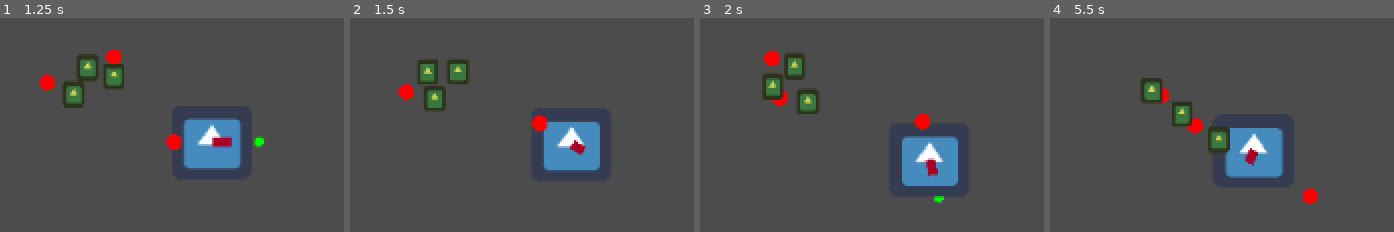
Above: before the commit, frames 1-4 (left to right).
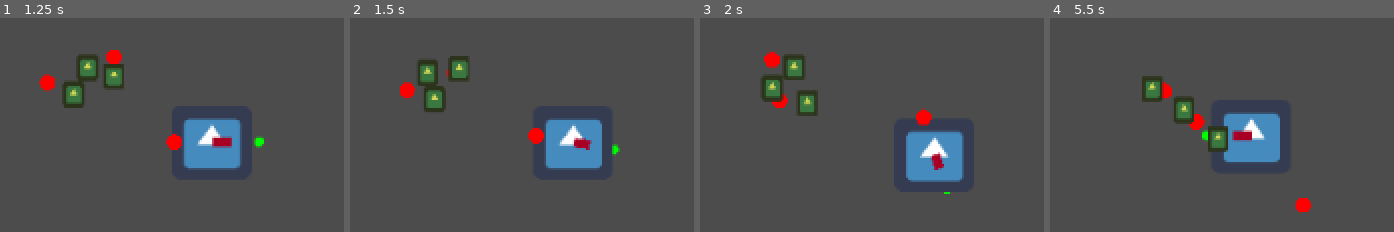
Above: after the commit, the same moments.

Repository: Cartogy/GWJ24
Game: Godot game, scene res://Scenes/test.tscn
Two runs of this game, one before a commit and one after it. Both use one fixed random seed, a clock stepped at 60 frames per second and the inputs below. The project has no main scene, so this scene is started directly. The engine's default icon, where the game draws it, is replaced by a stand-in: a white triangle on a blue panel in a dark square.
Inputs (mouse positions are in pixels of both pictures, inside the frame that each line leads up to):
- Up to frame 1 (1.25 s): move the mouse to (outside the picture) at 0.52 s; hold Right (ui_right) from 0.53 s (still down); hold T (chick_cmd, bound only after the commit) from 0.53 s (still down); tap G (duck_cmd, bound only after the commit) at 0.8 s
- Up to frame 2 (1.5 s): move the mouse to (outside the picture) at 1.27 s; release Right (ui_right) at 1.28 s; release T (chick_cmd, bound only after the commit) at 1.28 s; hold Down (ui_down) from 1.28 s (still down); tap G (duck_cmd, bound only after the commit) at 1.35 s
- Up to frame 3 (2 s): keep holding Down (ui_down); tap T (chick_cmd, bound only after the commit) at 1.55 s
- Up to frame 4 (5.5 s): move the mouse to (outside the picture) at 2.02 s; release Down (ui_down) at 2.03 s; hold Right (ui_right) 2.03-2.78 s; hold M (follow_cmd) 2.03-2.78 s; tap G (duck_cmd, bound only after the commit) at 2.3, 3.8 s; move the mouse to (outside the picture) at 2.77 s; hold Up (ui_up) 2.78-3.53 s; click (outside the picture) at 2.85 s; tap T (chick_cmd, bound only after the commit) at 3.05, 4.35 s; move the mouse to (outside the picture) at 3.52 s; hold H (stay_cmd) 3.53-4.28 s; hold Left (ui_left) 3.53-5.03 s; move the mouse to (outside the picture) at 4.27 s; move the mouse to (outside the picture) at 5.02 s; hold Down (ui_down) from 5.03 s (still down); hold G (duck_cmd, bound only after the commit) from 5.03 s (still down)

Frame 1 is identical in both runs. In frame 2, 2.5% of the frame differs, in the area x 13-79%, y 17-72%; in frame 3, 3.6%; in frame 4, 5.8%, in the area x 26-78%, y 27-91%.

Commit message:
Connect PC with Duck Movement

Diff:
--- a/Scenes/Chick/chick.gd
+++ b/Scenes/Chick/chick.gd
@@ -3,6 +3,7 @@
 
 export (NodePath) var duck_path
 var lead	# the entity that it will follow
+var goal_point	# horde behaviour
 var gap
 
 var circle_point = Vector2()
--- a/Scenes/Duck/duck.gd
+++ b/Scenes/Duck/duck.gd
@@ -5,6 +5,7 @@
 export (float) var steering
 
 var forward_direction = Vector2(1, 0)
+var desired_direction = Vector2.ZERO
 
 var gap_per_chick = 2
 
@@ -33,3 +34,8 @@
 
 func set_direction(val):
 	forward_direction = val
+
+
+
+func _on_DuckMovement_give_desired_direction(dir):
+	desired_direction = dir
--- a/Scenes/Duck/movement.gd
+++ b/Scenes/Duck/movement.gd
@@ -1,32 +1,15 @@
 extends Node
 
 onready var duck = get_parent()
-
-var direction = Vector2()
 
 # Called when the node enters the scene tree for the first time.
 func _ready():
 	pass # Replace with function body.
 
-func get_input():
-	direction = Vector2()
-	if Input.is_action_pressed("ui_up"):
-		direction += Vector2(0,-1)
-	if Input.is_action_pressed("ui_down"):
-		direction += Vector2(0,1)
-	if Input.is_action_pressed("ui_right"):
-		direction += Vector2(1,0)
-	if Input.is_action_pressed("ui_left"):
-		direction += Vector2(-1,0)
-
-	#if direction.x != 0 || direction.y != 0:	# change direction when moving
-	#	duck.change_direction(direction)
-
 
 func _physics_process(delta):
-	get_input()
 	# Calculate new forward vector
-	var forward = move_forward(duck.forward_direction, direction)
+	var forward = move_forward(duck.forward_direction, duck.desired_direction)
 
 	duck.move_and_slide(forward * duck.speed,Vector2(1,0))
 
--- a/Scenes/FlockManager/FlockManager.tscn
+++ b/Scenes/FlockManager/FlockManager.tscn
@@ -4,3 +4,4 @@
 
 [node name="FlockManager" type="Node"]
 script = ExtResource( 1 )
+[connection signal="update_flock_center" from="." to="." method="_on_FlockManager_update_flock_center"]
--- a/Scenes/FlockManager/flock_manager.gd
+++ b/Scenes/FlockManager/flock_manager.gd
@@ -1,4 +1,6 @@
 extends Node
+
+signal update_flock_center(dir, spd)
 
 export (int) var gap_per_chick
 export (float) var speed_chick
@@ -8,6 +10,8 @@
 var chicks = []
 
 var current_chick_state
+
+var average_flock_center
 
 # Called when the node enters the scene tree for the first time.
 func _ready():
@@ -40,3 +44,12 @@
 	for chick in chicks:
 		chick.change_state(state)
 	current_chick_state = state
+
+
+func update_goals(new_goal):
+	for chick in chicks:
+		chick.goal_point = new_goal
+
+func _on_FlockManager_update_flock_center(dir, spd):
+	average_flock_center += dir * spd
+	update_goals(average_flock_center)
--- /dev/null
+++ b/Scenes/PlayerController/PlayerController.tscn
@@ -0,0 +1,21 @@
+[gd_scene load_steps=5 format=2]
+
+[ext_resource path="res://Scenes/PlayerController/player_controller.gd" type="Script" id=1]
+[ext_resource path="res://Scenes/PlayerController/chick_controller.gd" type="Script" id=2]
+[ext_resource path="res://Scenes/StateMachine/state_machine.gd" type="Script" id=3]
+[ext_resource path="res://Scenes/PlayerController/duck_controller.gd" type="Script" id=4]
+
+[node name="PlayerController" type="Node2D"]
+script = ExtResource( 1 )
+
+[node name="StateMachine" type="Node" parent="."]
+script = ExtResource( 3 )
+START_STATE = NodePath("DuckMovement")
+
+[node name="DuckMovement" type="Node" parent="StateMachine"]
+script = ExtResource( 4 )
+NAME = "DuckController"
+
+[node name="ChickHordeMovement" type="Node" parent="StateMachine"]
+script = ExtResource( 2 )
+NAME = "ChickController"
--- /dev/null
+++ b/Scenes/PlayerController/chick_controller.gd
@@ -0,0 +1,34 @@
+extends "../StateMachine/state.gd"
+
+var player
+
+var dir_v = Vector2.ZERO
+
+func _ready():
+	player = get_owner()
+
+func enter():
+	pass
+
+func exit():
+	pass
+
+func update(delta):
+	if dir_v != Vector2.ZERO:
+		emit_signal("update_flock_center", dir_v, player.speed)
+
+func input_handler():
+	dir_v = get_input().normalized()
+
+func get_input() -> Vector2:
+	var velocity = Vector2.ZERO
+	if Input.is_action_pressed("ui_down"):
+		velocity += Vector2.DOWN
+	if Input.is_action_pressed("ui_up"):
+		velocity += Vector2.UP
+	if Input.is_action_pressed("ui_right"):
+		velocity += Vector2.RIGHT
+	if Input.is_action_pressed("ui_left"):
+		velocity += Vector2.LEFT
+
+	return velocity
--- /dev/null
+++ b/Scenes/PlayerController/duck_controller.gd
@@ -0,0 +1,34 @@
+extends "../StateMachine/state.gd"
+
+signal give_desired_direction(dir)
+
+func enter():
+	print("ENtering Duck Movement")
+
+func exit():
+	print("Leaving duck movement")
+
+func update(delta):
+	pass
+
+func input_handler():
+	var direction = get_input()
+
+	emit_signal("give_desired_direction", direction)
+
+
+func get_input() -> Vector2:
+	var direction = Vector2()
+	if Input.is_action_pressed("ui_up"):
+		direction += Vector2(0,-1)
+	if Input.is_action_pressed("ui_down"):
+		direction += Vector2(0,1)
+	if Input.is_action_pressed("ui_right"):
+		direction += Vector2(1,0)
+	if Input.is_action_pressed("ui_left"):
+		direction += Vector2(-1,0)
+
+	return direction
+
+	#if direction.x != 0 || direction.y != 0:	# change direction when moving
+	#	duck.change_direction(direction)
--- /dev/null
+++ b/Scenes/PlayerController/player_controller.gd
@@ -0,0 +1,17 @@
+extends Node2D
+
+export (float) var speed
+
+func get_input():
+	if Input.is_action_pressed("duck_cmd"):
+		$StateMachine.change_state("DuckController")
+	elif Input.is_action_pressed("chick_cmd"):
+		$StateMachine.change_state("ChickController")
+
+func _physics_process(delta):
+	get_input()
+	$StateMachine.tick(delta)
+
+# Called when the node enters the scene tree for the first time.
+func _ready():
+	pass # Replace with function body.
--- a/Scenes/StateMachine/state_machine.gd
+++ b/Scenes/StateMachine/state_machine.gd
@@ -10,6 +10,8 @@
 		all_states[child.NAME] = child
 	initialize(START_STATE)
 
+func _input(event):
+	current_state.input_handler()
 
 func tick(delta):
 	var next_state = current_state.update(delta)
--- a/Scenes/test.tscn
+++ b/Scenes/test.tscn
@@ -1,10 +1,14 @@
-[gd_scene load_steps=4 format=2]
+[gd_scene load_steps=5 format=2]
 
 [ext_resource path="res://Scenes/Chick/Chick.tscn" type="PackedScene" id=1]
 [ext_resource path="res://Scenes/Duck/Duck.tscn" type="PackedScene" id=2]
 [ext_resource path="res://Scenes/FlockManager/FlockManager.tscn" type="PackedScene" id=3]
+[ext_resource path="res://Scenes/PlayerController/PlayerController.tscn" type="PackedScene" id=4]
 
 [node name="Node2D" type="Node2D"]
+
+[node name="PlayerController" parent="." instance=ExtResource( 4 )]
+speed = 2.0
 
 [node name="Duck" parent="." instance=ExtResource( 2 )]
 position = Vector2( 173.902, 117.962 )
@@ -27,3 +31,8 @@
 [node name="Chick3" parent="FlockManager" instance=ExtResource( 1 )]
 position = Vector2( 141.226, 53.374 )
 duck_path = NodePath("../Duck")
+[connection signal="give_desired_direction" from="PlayerController/StateMachine/DuckMovement" to="Duck" method="_on_DuckMovement_give_desired_direction"]
+
+[editable path="PlayerController"]
+
+[editable path="Duck"]
--- a/project.godot
+++ b/project.godot
@@ -39,6 +39,16 @@
 "events": [ Object(InputEventMouseButton,"resource_local_to_scene":false,"resource_name":"","device":0,"alt":false,"shi …(212 unchanged characters)…
  ]
 }
+duck_cmd={
+"deadzone": 0.5,
+"events": [ Object(InputEventKey,"resource_local_to_scene":false,"resource_name":"","device":0,"alt":false,"shift":false,"control":false,"meta":false,"command":false,"pressed":false,"scancode":71,"unicode":0,"echo":false,"script":null)
+ ]
+}
+chick_cmd={
+"deadzone": 0.5,
+"events": [ Object(InputEventKey,"resource_local_to_scene":false,"resource_name":"","device":0,"alt":false,"shift":false,"control":false,"meta":false,"command":false,"pressed":false,"scancode":84,"unicode":0,"echo":false,"script":null)
+ ]
+}
 
 [rendering]
 
